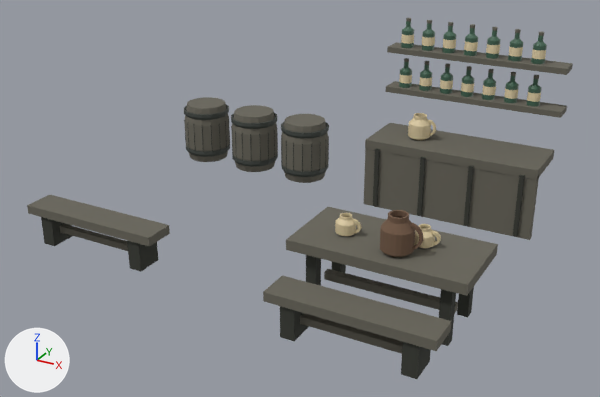
Renders of the glTF model world/art/village/village_copperkettle_artifacts.glb from each side of a commit.
The view is the same before and after, from a camera (50 mm lens) standing at (5.12, -8.25, 5.12) and looking at (0.19, 0.71, 0.64). The axes (+X, +Y, +Z) are drawn at lower left. The lights are the same throughout. The older version comes first. Vertices at exactly the same position are counted once.

Names of what the first picture shows: 'village_copperkettle_artifacts'.
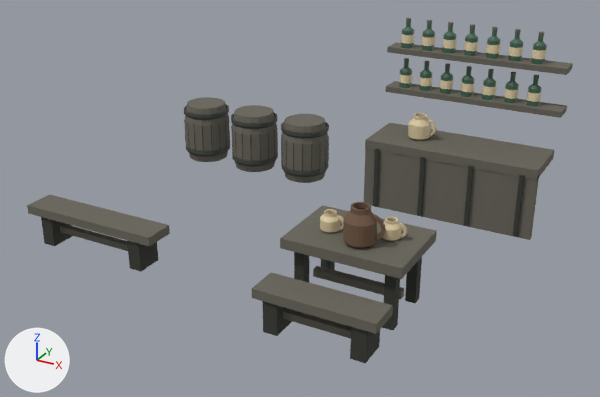
The change, as a list of edits to the scene's bpy script:
```text
Change me_village_copperkettle_artifacts:
    used by ob_village_copperkettle_artifacts; location = (0.0, 0.0, 0.0)
    remove me_village_copperkettle_artifacts.from_pydata(...)  # 4016 vertices, 6620 faces; spans x -3.19..3.03, y -1.51..3.33, z 0.0..2.66
    add me_village_copperkettle_artifacts.from_pydata(...)  # 4016 vertices, 6620 faces; spans x -3.19..3.0, y -1.51..3.33, z 0.0..2.66
    me_village_copperkettle_artifacts part 1: the loose piece of 8 vertices spanning x 0.88..3.03, y -0.88..0.17, z 0.75..0.88 is scaled about its middle by (0.698, 1, 1), then moved by (-0.4, 0.0, 0.0)
    me_village_copperkettle_artifacts part 2: the loose piece of 8 vertices spanning x 1.13..2.77, y -0.4..-0.3, z 0.2..0.3 is scaled about its middle by (0.698, 1, 1), then moved by (-0.4, 0.0, 0.0)
    me_village_copperkettle_artifacts part 3: the loose piece of 8 vertices spanning x 0.95..2.95, y -1.51..-1.09, z 0.42..0.54 is scaled about its middle by (0.75, 1, 1), then moved by (-0.4, 0.0, 0.0)
    me_village_copperkettle_artifacts part 4: the loose piece of 8 vertices spanning x 1.23..2.67, y -1.35..-1.25, z 0.16..0.25 is scaled about its middle by (0.75, 1, 1), then moved by (-0.4, 0.0, 0.0)
    me_village_copperkettle_artifacts part 5: the loose piece of 8 vertices spanning x 1.07..1.2, y -0.08..0.05, z 0.0..0.75 is moved by (-0.15, 0.0, 0.0)
    me_village_copperkettle_artifacts part 6: the loose piece of 8 vertices spanning x 1.07..1.2, y -0.75..-0.62, z 0.0..0.75 is moved by (-0.15, 0.0, 0.0)
    me_village_copperkettle_artifacts part 7: the loose piece of 8 vertices spanning x 2.7..2.83, y -0.08..0.05, z 0.0..0.75 is moved by (-0.65, 0.0, 0.0)
    me_village_copperkettle_artifacts part 8: the loose piece of 8 vertices spanning x 2.7..2.83, y -0.75..-0.62, z 0.0..0.75 is moved by (-0.65, 0.0, 0.0)
    me_village_copperkettle_artifacts part 9: the loose piece of 8 vertices spanning x 1.14..1.32, y -1.48..-1.12, z 0.0..0.44 is moved by (-0.22, 0.0, 0.0)
    me_village_copperkettle_artifacts part 10: the loose piece of 8 vertices spanning x 2.58..2.76, y -1.48..-1.12, z 0.0..0.44 is moved by (-0.58, 0.0, 0.0)
    me_village_copperkettle_artifacts part 11: the loose piece of 182 vertices spanning x 1.28..1.52, y -0.52..-0.28, z 0.88..1.11 is moved by (-0.2, 0.0, 0.0)
    me_village_copperkettle_artifacts part 12: the loose piece of 182 vertices spanning x 2.18..2.42, y -0.37..-0.13, z 0.88..1.11 is moved by (-0.4, 0.0, 0.0)
    me_village_copperkettle_artifacts part 13: 278 of the vertices in x 1.91..2.39, y -0.74..-0.36, z 0.88..1.34 are moved by (-0.45, 0.0, 0.0)
    me_village_copperkettle_artifacts part 14: 96 of the vertices in x 2.39..2.49, y -0.27..-0.23, z 0.91..1.08 are moved by (-0.4, 0.0, 0.0)
    other edits to the shape of me_village_copperkettle_artifacts do not show in these pictures
```

What differs and where, as boxes (x1, y1, x2, y2) in the pictures (600 x 397 px; the box of a moved part takes in the faces that stretch with it):
'village_copperkettle_artifacts', reshaped
    before: (27, 18, 573, 379)
    after: (27, 18, 573, 364)
part 1 of me_village_copperkettle_artifacts, moved or reshaped
    before: (286, 207, 498, 296)
    after: (280, 205, 437, 279)
part 2 of me_village_copperkettle_artifacts, moved or reshaped
    before: (324, 269, 458, 314)
    after: (313, 266, 404, 300)
part 3 of me_village_copperkettle_artifacts, moved or reshaped
    before: (263, 275, 451, 351)
    after: (251, 272, 393, 334)
part 4 of me_village_copperkettle_artifacts, moved or reshaped
    before: (300, 313, 403, 354)
    after: (283, 308, 351, 339)
part 5 of me_village_copperkettle_artifacts, moved or reshaped (mostly hidden)
    before: (332, 262, 346, 273)
    after: (321, 259, 335, 270)
part 6 of me_village_copperkettle_artifacts, moved or reshaped
    before: (306, 255, 321, 286)
    after: (294, 252, 309, 282)
part 7 of me_village_copperkettle_artifacts, moved or reshaped
    before: (457, 287, 474, 317)
    after: (405, 257, 422, 303)
part 8 of me_village_copperkettle_artifacts, moved or reshaped
    before: (439, 289, 456, 346)
    after: (382, 275, 400, 330)
part 9 of me_village_copperkettle_artifacts, moved or reshaped
    before: (280, 306, 309, 341)
    after: (262, 301, 292, 336)
part 10 of me_village_copperkettle_artifacts, moved or reshaped
    before: (401, 342, 431, 379)
    after: (350, 327, 380, 364)
part 11 of me_village_copperkettle_artifacts, moved or reshaped
    before: (335, 213, 356, 236)
    after: (320, 209, 341, 233)
part 12 of me_village_copperkettle_artifacts, moved or reshaped
    before: (414, 224, 435, 248)
    after: (380, 217, 402, 241)
part 13 of me_village_copperkettle_artifacts, moved or reshaped
    before: (380, 210, 423, 257)
    after: (343, 202, 385, 248)
part 14 of me_village_copperkettle_artifacts, moved or reshaped
    before: (432, 230, 441, 246)
    after: (399, 223, 407, 238)
